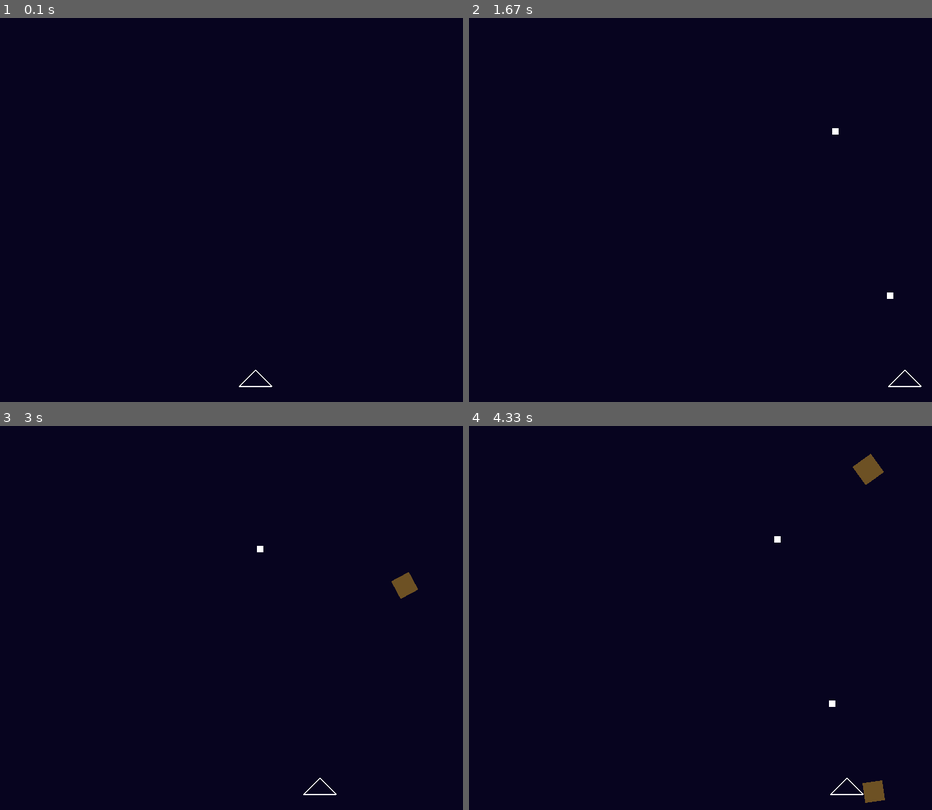
Above: before the commit, frames 1-4 (two rows, left to right).
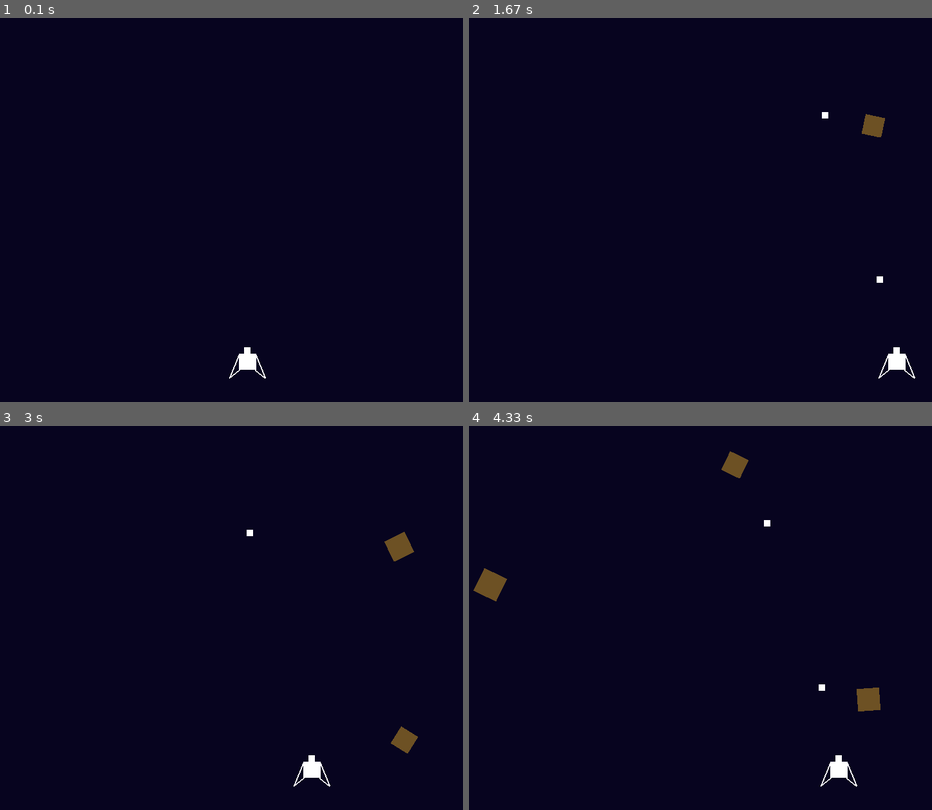
Above: after the commit, the same moments.

Repository: gnikkoch96/pygame-projects
Game: pygame game, started from test_game/shootemup_game/main.py
Same seed, same stepped clock (60 frames per second), same inputs: the game is played once before the commit and once after it.
Inputs:
- Up to frame 1 (0.1 s): no input
- Up to frame 2 (1.67 s): tap Space at 0.33, 0.73, 1.03, 1.23, 1.53 s; hold Right 0.67-1.13 s; hold Right 1.17-1.63 s
- Up to frame 3 (3 s): hold Left 1.67-2.2 s; tap Space at 1.73, 2.03, 2.3, 2.6, 2.73 s; hold Left 2.23-2.63 s; hold Right from 2.67 s (still down)
- Up to frame 4 (4.33 s): tap Space at 3.03, 3.4, 3.7, 3.9, 4.2 s; release Right at 3.3 s; hold Left 3.33-3.8 s; hold Right 3.83-4.3 s

The runs differ from the first frame. In frame 1, 0.3% of the frame differs, in the area x 49-59%, y 85-97%; in frame 2, 0.6%; in frame 3, 1.0%; in frame 4, 1.7%, in the area x 0-90%, y 6-99%.

Commit message:
update: player boyd

Diff:
--- a/test_game/shootemup_game/entities/player.py
+++ b/test_game/shootemup_game/entities/player.py
@@ -10,11 +10,12 @@
         self.y = y
         self.bullet_pool = bullet_pool
         self.speed = speed
-        self.width = 50
-        self.height = 50
+        self.width = 25
+        self.height = 25
         self.color = pygame.Color("#ffffff")
         self.last_shot_time = 0
         self.shot_cooldown = 200
+        self.rect = pygame.Rect(self.x, self.y, self.width, self.height)
 
     def handle_input(self, keys):
         current_time = pygame.time.get_ticks()
@@ -26,18 +27,43 @@
             self.x += self.speed
 
         if keys[pygame.K_SPACE] and current_time - self.last_shot_time > self.shot_cooldown:
-            self.bullet_pool.get_bullet(self.x + self.width // 2 - 2, self.y - 25, 15, 1)
+            self.bullet_pool.get_bullet(self.x + self.width // 2 - 5, self.y, 15, 1)
             self.last_shot_time = current_time
 
     def update(self):
-        pass
+        self.rect.topleft = (self.x, self.y)
 
     def render(self, screen: pygame.Surface):
+        # canon
+        pygame.draw.rect(screen, pygame.Color(self.color), (self.x + self.width // 2 - 4, self.y - 10, 10, 10))
+
+        # body
+        pygame.draw.rect(screen, pygame.Color(self.color), self.rect)
+
+        # left wing
         pygame.draw.polygon(screen,
-            self.color,
-            [
-                (self.x, self.y),
-                (self.x + self.width, self.y),
-                (self.x + self.width // 2, self.y - 25)
-            ],
-            width=2)
+                            self.color,
+                            [
+                                (self.x, self.y),
+                                (self.x - 15, self.y + self.height // 2 + 25),
+                                (self.x, self.y + self.height)
+                            ],
+                            width=2)
+        # right wing
+        pygame.draw.polygon(screen,
+                            self.color,
+                            [
+                                (self.x + self.width, self.y),
+                                (self.x + self.width + 15, self.y + self.height // 2+ 25),
+                                (self.x + self.width, self.y + self.height)
+                            ],
+                            width=2)
+
+        # pygame.draw.polygon(screen,
+        #     self.color,
+        #     [
+        #         (self.x, self.y),
+        #         (self.x + self.width, self.y),
+        #         (self.x + self.width // 2, self.y - 25)
+        #     ],
+        #     width=2)
--- a/test_game/shootemup_game/main.py
+++ b/test_game/shootemup_game/main.py
@@ -20,13 +20,13 @@
 
 # game objs
 bullet_pool: BulletPool = BulletPool()
-player = Player(SCREEN_WIDTH // 2 - 25, SCREEN_HEIGHT - 25, bullet_pool)
+player = Player(SCREEN_WIDTH // 2 - 25, SCREEN_HEIGHT - 75, bullet_pool)
 enemy = Enemy(100, 100, 1, [(0, 0), (SCREEN_HEIGHT + 100)])
 
 
 meteor_pool: MeteorPool = MeteorPool()
 last_meteor_spawn: int = 0
-meteor_spawn_rate: int = 2000
+meteor_spawn_rate: int = 1000
 
 def handle_meteor_generation():
     global last_meteor_spawn
@@ -58,6 +58,11 @@
     meteor_pool.update_all()
     bullet_pool.update_all()
 
+    # check for collisions
+    for meteor in meteor_pool.active_meteors[:]:
+        pass
+
+
 def render():
     screen.fill(BACKGROUND_COLOR)
     player.render(screen)
